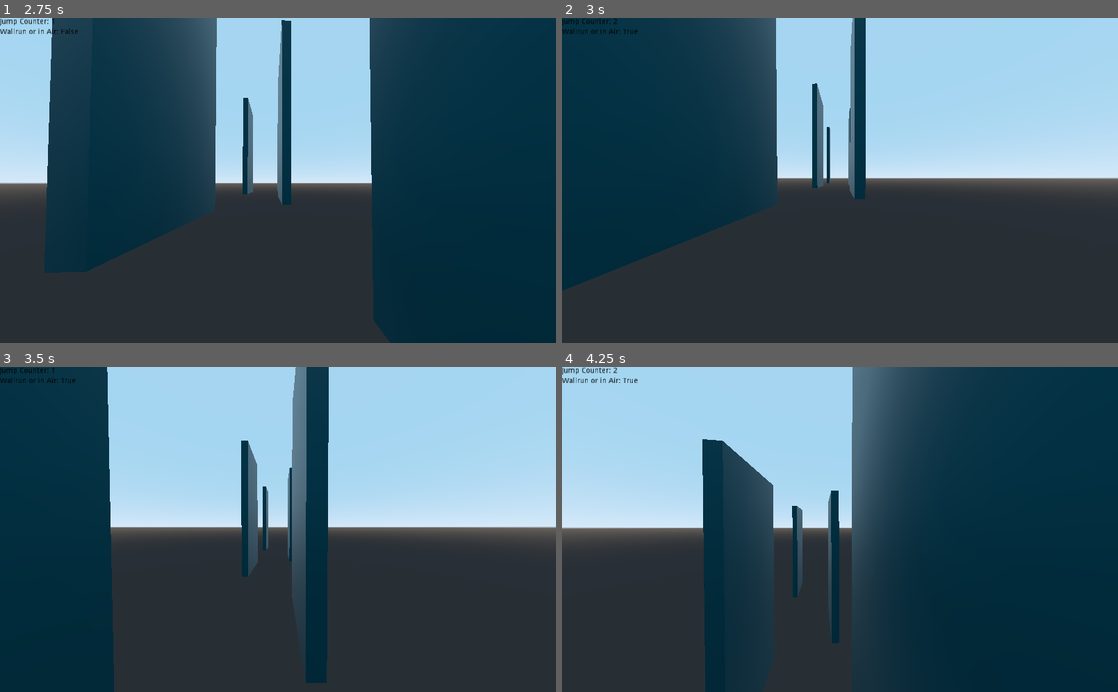
Above: before the commit, frames 1-4 (two rows, left to right).
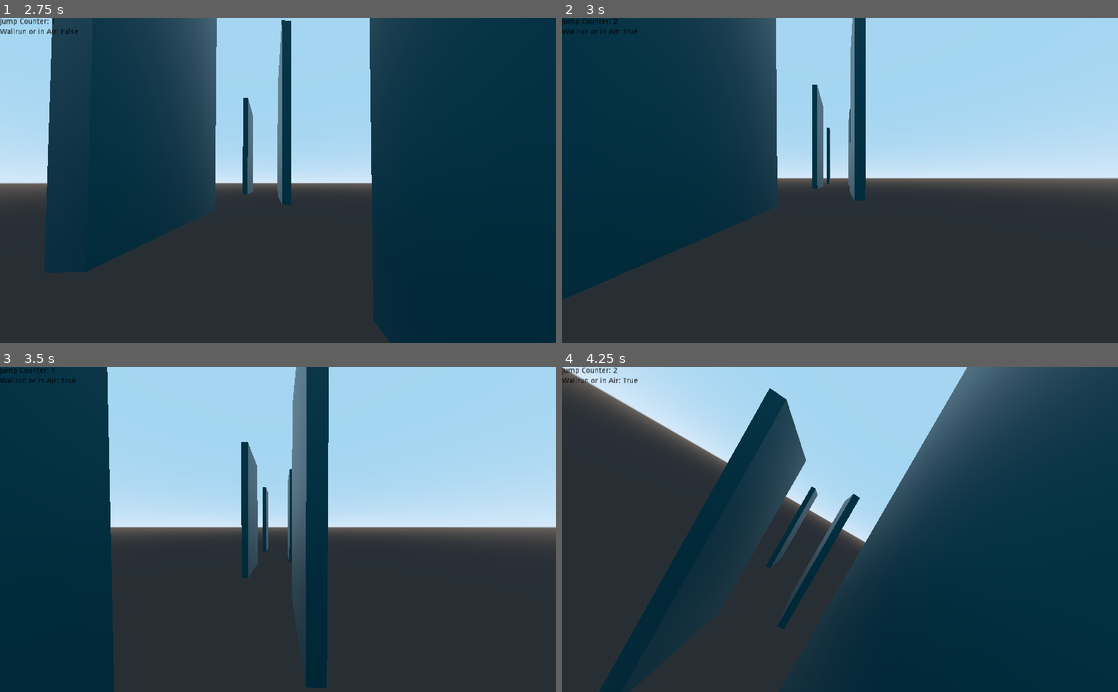
Above: after the commit, the same moments.

Repository: C0D3-M4513R/GhostRunnerEndless
Game: Godot game, scene res://L1.tscn
Two runs of this game, one before a commit and one after it. Both use one fixed random seed, a clock stepped at 60 frames per second and the inputs below.
Inputs (mouse positions are in pixels of both pictures, inside the frame that each line leads up to):
- Up to frame 1 (2.75 s): move the mouse to (305, 180) at 0.52 s; hold W (movement_forward) from 0.53 s (still down); tap Space (movement_jump) at 0.77, 1.52 s; move the mouse to (250, 180) at 1.27 s; move the mouse to (289, 174) at 2.02 s
- Up to frame 2 (3 s): keep holding W (movement_forward); move the mouse to (834, 187) at 2.77 s
- Up to frame 3 (3.5 s): keep holding W (movement_forward); tap Space (movement_jump) at 3.02 s
- Up to frame 4 (4.25 s): keep holding W (movement_forward); move the mouse to (878, 532) at 3.52 s; tap Space (movement_jump) at 3.77 s

Frame 1 is identical in both runs. In frame 2, 0.7% of the frame differs, in the area x 0-55%, y 1-87%; in frame 3, 0.1%; in frame 4, 35%, in the area x 0-99%, y 0-100%.

Commit message:
Add Setting WALLRUN_VELY_DEN_ENTER Wallrun class now uses signals!

Diff:
--- a/Defaults.gd
+++ b/Defaults.gd
@@ -11,8 +11,9 @@
 const HORIZONTAL_SPEED_WALLRUN :int=2
 const HORIZONTAL_SPEED_GROUND :int =1
 const MOUSE_SENSITIVITY:float = 0.1
-const TILT_ON_WALLRUN:bool = false
+const TILT_ON_WALLRUN:bool = true
 const WALLRUN_DEN_ON_WALLRUN:float = 2.0
+const WALLRUN_VELY_DEN_ENTER:float = 2.0
 
 func _init():
 	pass
--- a/Player.gd
+++ b/Player.gd
@@ -18,6 +18,7 @@
 export var MOUSE_SENSITIVITY:float = Defaults.MOUSE_SENSITIVITY
 var WALLRUN_DEN:float = Defaults.WALLRUN_DEN
 var WALLRUN_DEN_ON_WALLRUN:float = Defaults.WALLRUN_DEN_ON_WALLRUN
+var WALLRUN_VELY_DEN_ENTER:float = Defaults.WALLRUN_VELY_DEN_ENTER
 
 #No setting
 const Wallrun=preload("res://wallrun.gd")
@@ -56,7 +57,8 @@
 	wallrun_processor=$Wallrun
 	wallrun_processor.set_func_is_on_wall(funcref(self,"is_only_on_wall"))
 	wallrun_processor.set_func_rotatez(funcref(rotation_helperz,"rotate_z"))
-	wallrun_processor.setCallbackOnWallrunLeave(funcref(self,"_WallrunLeaveCallback"))
+	wallrun_processor.connect("exit",self,"_WallrunLeave")
+	wallrun_processor.connect("enter",self,"_WallrunEnter")
 
 	Input.set_mouse_mode(Input.MOUSE_MODE_CAPTURED)
 
@@ -66,8 +68,12 @@
 func _get_angle_dir()->int:
 	return 0
 
-func _WallrunLeaveCallback():
+func _WallrunLeave():
 	jump_counter=JUMP_COUNTER_AFTER_WALLRUN
+
+func _WallrunEnter():
+	if vel.y<0:
+		vel.y/=WALLRUN_VELY_DEN_ENTER
 
 func _physics_process(delta):
 	# ----------------------------------
--- a/UI/Settings.gd
+++ b/UI/Settings.gd
@@ -37,6 +37,10 @@
 	val.sliderStep=0.1
 	val.sliderMax=50
 	addSetting(val)
+	val = VariableValue.new("WALLRUN_VELY_DEN_ENTER",playerRoot)
+	val.sliderStep=0.1
+	val.sliderMax=50
+	addSetting(val)
 	val = VariableValue.new("MAX_SPEED",playerRoot)
 	val.sliderMax=100
 	addSetting(val)
--- a/wallrun.gd
+++ b/wallrun.gd
@@ -7,8 +7,6 @@
 export var disableWallrun:bool = false
 var is_on_wall:FuncRef setget set_func_is_on_wall
 var rotatez:FuncRef setget set_func_rotatez
-var WREntry:FuncRef setget setCallbackOnWallrunEntry
-var WRLeave:FuncRef setget setCallbackOnWallrunEntry
 
 export var TILT_ON_WALLRUN:bool = Defaults.TILT_ON_WALLRUN
 
@@ -16,8 +14,6 @@
 
 func _init()->void:
 	isWallrun=false
-	WREntry=funcref(self,"NOOP")
-	WRLeave=WREntry
 
 #func _init(is_on_wall:FuncRef,rotatez:FuncRef)->void:
 #	_init()
@@ -35,14 +31,6 @@
 func is_Wallrun(uWallrun:bool)->bool:
 	return isWallrun
 
-func setCallbackOnWallrunEntry(callback):
-	WREntry=callback
-
-func setCallbackOnWallrunLeave(callback):
-	WRLeave=callback
-
-func NOOP():
-	pass
 func apply_wallrun()->void:
 #	if !uapply:
 #		return
@@ -52,12 +40,13 @@
 		tilt_angle=0
 	if is_on_wall.call_func() and !isWallrun:
 		rotatez.call_func(deg2rad(tilt_angle))
+		emit_signal("enter")
 		isWallrun=true
-		if WREntry!=null:
-			WREntry.call_func()
 	elif (!is_on_wall.call_func() and isWallrun) or disableWallrun:
 		rotatez.call_func(deg2rad(-tilt_angle))
+		emit_signal("exit")
 		isWallrun=false
 		disableWallrun=false
-		if WRLeave!=null:
-			WRLeave.call_func()
+
+signal enter
+signal exit
